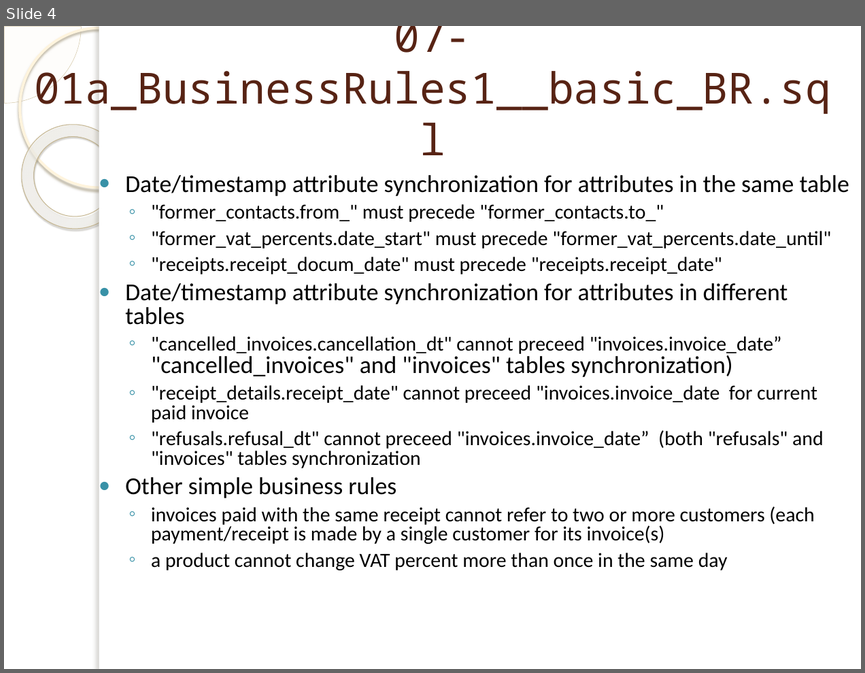
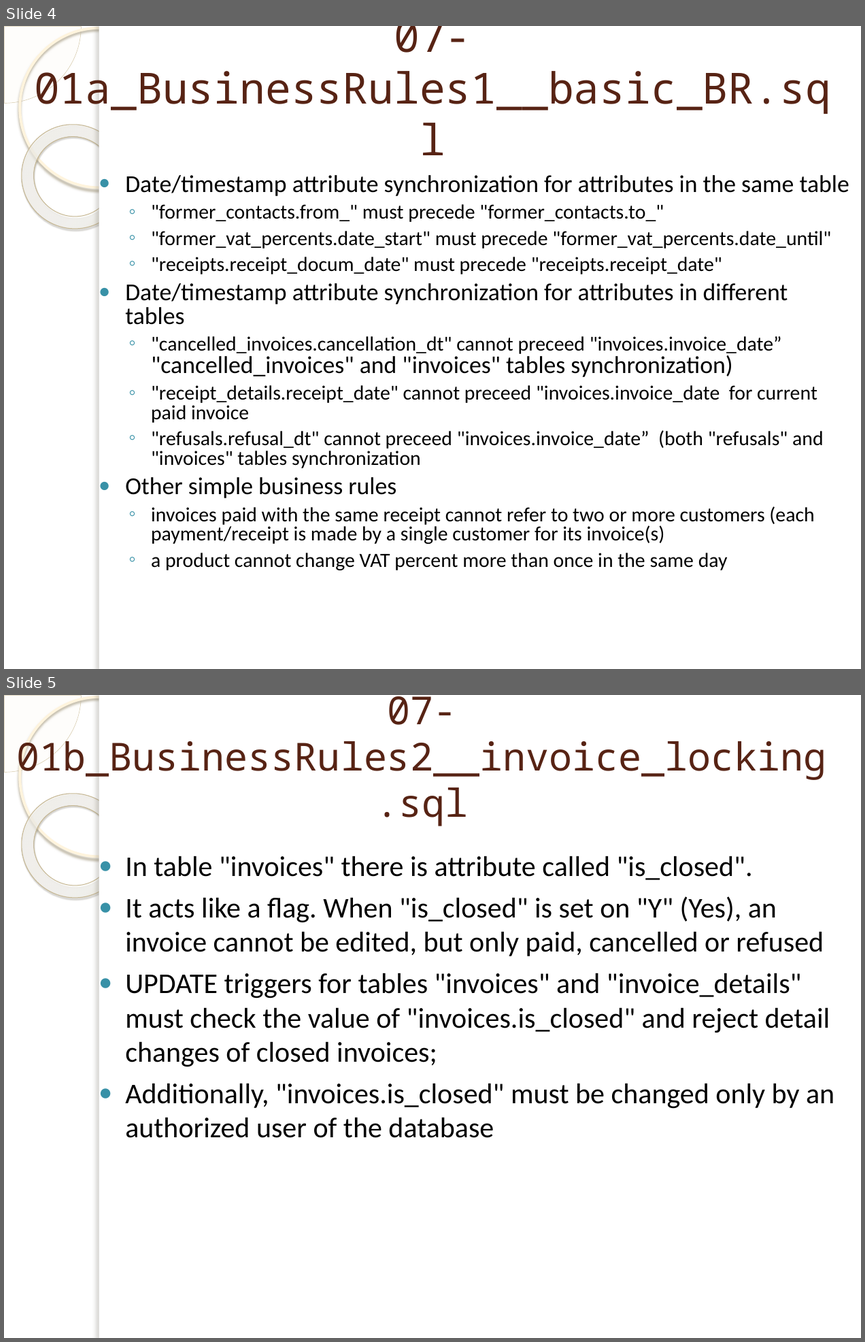
Before and after one commit to marinfotache/Database-Logic-in-Business-Applications, a slide deck: 07_Business Rules with PL SQL/07-01_en_Business Rules with PL SQL (1).pptx. Shown one above the other, each under a label of ours: slide 4 before the commit, slides 4 and 5 after it. The pictures are 865x673 and 865x1342 pixels, drawn with LibreOffice and Linux fonts; fonts in the diff are those of the drawing; background and template pictures are left out. Boxes give left, top, right and bottom in pixels: in the first picture for what was removed or moved away, otherwise in the second. Text is boxed around its words. In the diff, an @@ line names an element or a change of style, - is before the commit and + after.

```diff
--- a/07_Business Rules with PL SQL/07-01_en_Business Rules with PL SQL (1).pptx
+++ b/07_Business Rules with PL SQL/07-01_en_Business Rules with PL SQL (1).pptx
@@ slide 5 added at box(4, 695, 861, 1338), background picture (left out); not listed: 5 template elements that a slide beside it also shows @@
@@ title added at box(17, 696, 826, 826), 32.4 pt, text #572314 @@
+07-01b_BusinessRules2__invoice_locking.sql
@@ text added at box(125, 855, 834, 1138), 24 pt, text #000000 @@
+● In table "invoices" there is attribute called "is_closed".
+● It acts like a flag. When "is_closed" is set on "Y" (Yes), an invoice cannot be edited, but only paid, cancelled or refused
+● UPDATE triggers for tables "invoices" and "invoice_details" must check the value of "invoices.is_closed" and reject detail changes of closed invoices;
+● Additionally, "invoices.is_closed" must be changed only by an authorized user of the database
```
Also in this commit, not shown: 1 other slide added, 1 slide removed.
